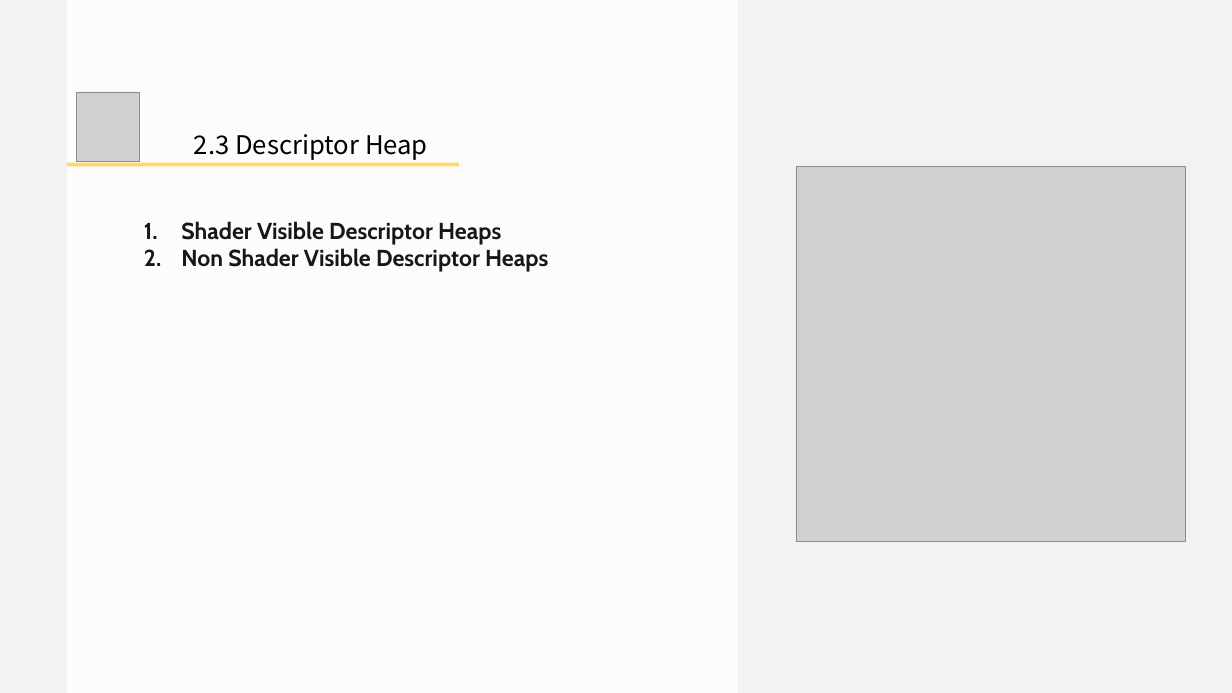
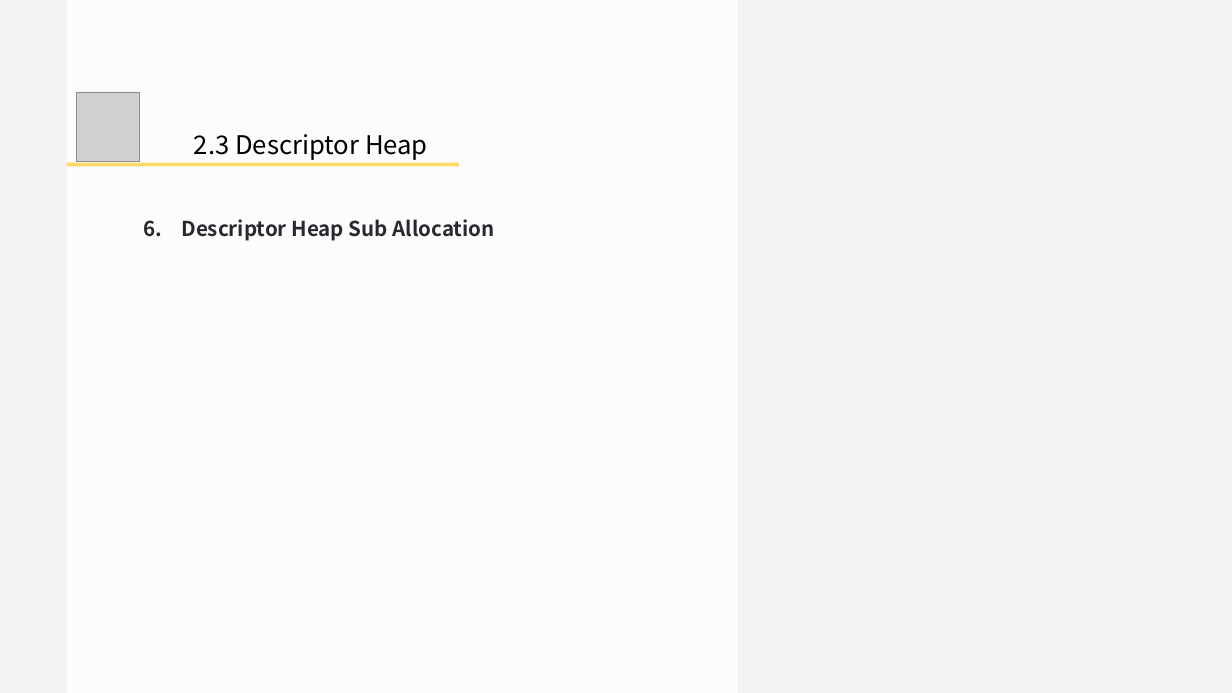
Before and after one commit to doomlover/KSGameEngineTutorials, a slide deck: slide 16 of PPTs/05.深入DX12绘制二.pptx (slide 12 before the commit). Drawn at 1232x693 pixels with LibreOffice and Linux fonts; fonts in the diff are those of the drawing; grey boxes stand for pictures. Boxes give left, top, right and bottom in pixels: in the first picture for what was removed or moved away, otherwise in the second. Text is boxed around its words. In the diff, an @@ line names an element or a change of style, - is before the commit and + after.

```diff
--- a/PPTs/05.深入DX12绘制二.pptx
+++ b/PPTs/05.深入DX12绘制二.pptx
@@ picture removed at [796, 166, 1185, 541] @@
@@ text at [181, 219, 495, 241]: text changed; size 36 to 32 pt; font Cabin to Noto Sans CJK SC; text colour #171717 to #27292E @@
-1. Shader Visible Descriptor Heaps
-2. Non Shader Visible Descriptor Heaps
+6. Descriptor Heap Sub Allocation
```
Also in this commit, not shown: 12 other slides changed, 8 slides added, 2 slides removed, 1 other file.
